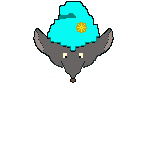
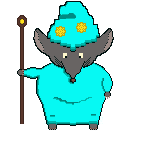
Revision of a layered w=150, h=150 image; what changed, layer by layer:
painted on "Personnage" over [17, 2, 113, 131]
